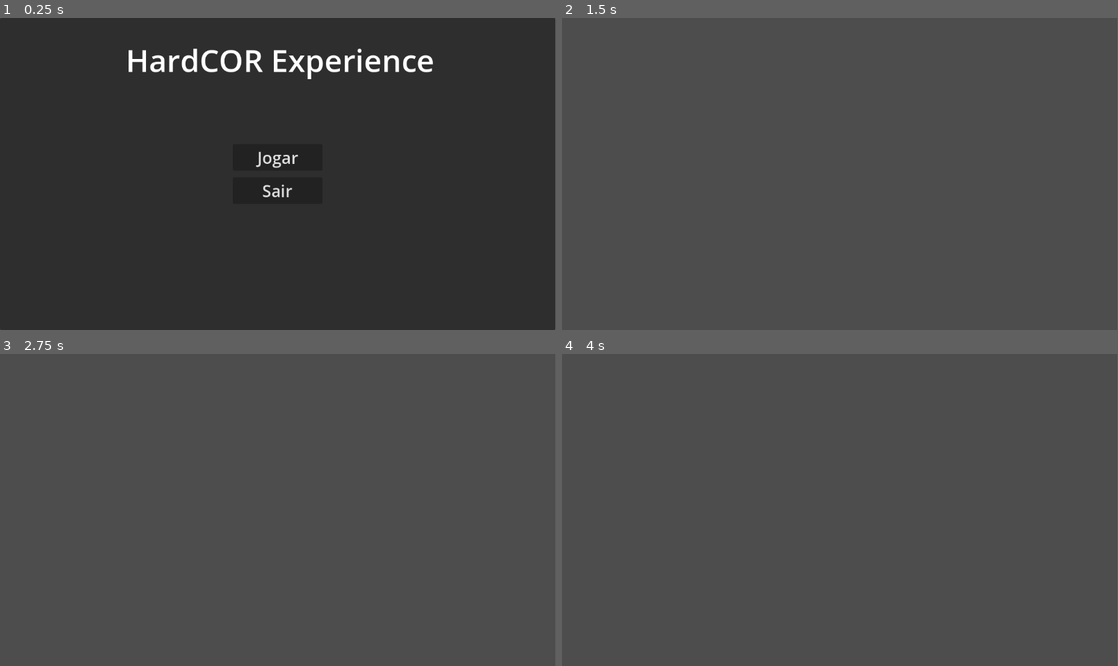
Above: before the commit, frames 1-4 (two rows, left to right).
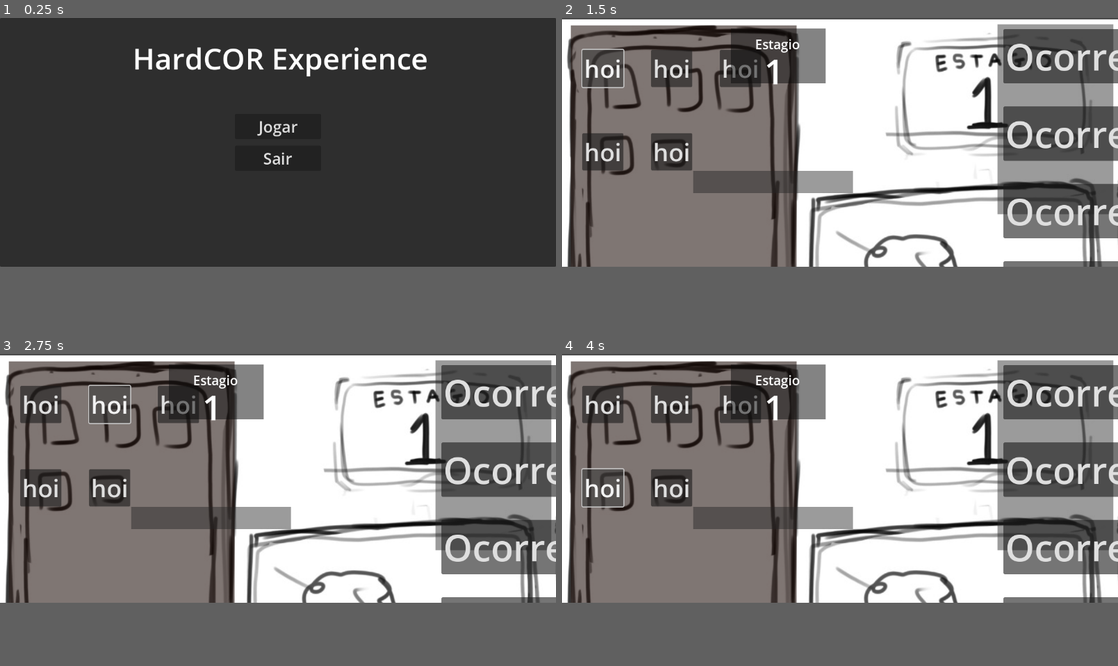
Above: after the commit, the same moments.

Repository: Guardenean/COR-Gamejam
Game: Godot game, scene res://Cenas/Inicio.tscn
Same seed, same stepped clock (60 frames per second), same inputs: the game is played once before the commit and once after it.
Inputs (mouse positions are in pixels of both pictures, inside the frame that each line leads up to):
- Up to frame 1 (0.25 s): no input
- Up to frame 2 (1.5 s): click "Jogar" at 0.5 s; click (600, 80) at 1.25 s, where only the run after the commit has a clickable "hoi"
- Up to frame 3 (2.75 s): click (111, 416) at 2 s, where only the run after the commit has a clickable "hoi"
- Up to frame 4 (4 s): click (739, 416) at 2.75 s, where only the run after the commit has a clickable "hoi"; click (600, 522) at 3.5 s, where only the run after the commit has a clickable "hoi"
In our replay, the window is 799x449 before the commit and 800x358 after it. These sizes can differ from the game's own. Grey fills any space a smaller window leaves; there, only what the larger window draws over its background counts as a difference.

The runs differ from the first frame. In frame 1, 2.5% of the frame differs, in the area x 23-78%, y 9-58%; in frame 2, 65%; in frame 3, 65%, in the area x 0-100%, y 0-80%; in frame 4, 65%.

Commit message:
Interface e Sprites
- UI básica
- Sprites iniciais

Diff:
--- a/Cenas/Principal.tscn
+++ b/Cenas/Principal.tscn
@@ -1,3 +1,228 @@
-[gd_scene format=3 uid="uid://bo1lqd22ai3kg"]
-
-[node name="Principal" type="Node2D"]
+[gd_scene load_steps=3 format=3 uid="uid://bo1lqd22ai3kg"]
+
+[ext_resource type="Texture2D" uid="uid://jjsrlbf6poiv" path="res://Assets/Tela Principal.jpg" id="1_mjhcb"]
+
+[sub_resource type="LabelSettings" id="LabelSettings_smu3j"]
+font_size = 35
+
+[node name="Principal" type="Control"]
+layout_mode = 3
+anchors_preset = 15
+anchor_right = 1.0
+anchor_bottom = 1.0
+grow_horizontal = 2
+grow_vertical = 2
+size_flags_horizontal = 6
+size_flags_vertical = 6
+
+[node name="TelaPrincipal" type="Sprite2D" parent="."]
+position = Vector2(1202.25, 542)
+scale = Vector2(1.50844, 1.54885)
+texture = ExtResource("1_mjhcb")
+
+[node name="celular" type="ColorRect" parent="."]
+layout_mode = 0
+offset_left = 19.0
+offset_top = 16.0
+offset_right = 508.0
+offset_bottom = 872.0
+color = Color(0.105882, 0.0392157, 0.0196078, 0.560784)
+
+[node name="telaCelular" type="GridContainer" parent="celular"]
+layout_mode = 1
+anchors_preset = -1
+anchor_left = 0.052
+anchor_top = 0.062
+anchor_right = 0.86
+anchor_bottom = 0.714
+offset_left = -0.092001
+offset_top = -0.0720024
+offset_right = -0.0599976
+offset_bottom = -0.184021
+theme_override_constants/h_separation = 60
+theme_override_constants/v_separation = 100
+columns = 3
+
+[node name="Button" type="Button" parent="celular/telaCelular"]
+layout_mode = 2
+theme_override_font_sizes/font_size = 53
+text = "hoi"
+
+[node name="Button2" type="Button" parent="celular/telaCelular"]
+layout_mode = 2
+theme_override_font_sizes/font_size = 53
+text = "hoi"
+
+[node name="Button3" type="Button" parent="celular/telaCelular"]
+layout_mode = 2
+theme_override_font_sizes/font_size = 53
+text = "hoi"
+
+[node name="Button4" type="Button" parent="celular/telaCelular"]
+layout_mode = 2
+theme_override_font_sizes/font_size = 53
+text = "hoi"
+
+[node name="Button5" type="Button" parent="celular/telaCelular"]
+layout_mode = 2
+theme_override_font_sizes/font_size = 53
+text = "hoi"
+
+[node name="enviar" type="Button" parent="celular"]
+layout_mode = 1
+anchors_preset = -1
+anchor_left = 0.192
+anchor_top = 0.778
+anchor_right = 0.808
+anchor_bottom = 0.909
+offset_left = 0.112
+offset_top = 0.0319214
+offset_right = -0.112
+offset_bottom = -0.104004
+text = "Enviar"
+
+[node name="telaEstagio" type="ColorRect" parent="."]
+layout_mode = 1
+anchors_preset = -1
+anchor_left = 0.304
+anchor_top = 0.043
+anchor_right = 0.474
+anchor_bottom = 0.263
+offset_left = -0.0320435
+offset_top = -0.440002
+offset_right = 0.60791
+offset_bottom = -0.0400085
+color = Color(0.0430392, 0.0430392, 0.0430392, 0.509804)
+
+[node name="estagio" type="Label" parent="telaEstagio"]
+layout_mode = 1
+anchors_preset = -1
+anchor_left = 0.176
+anchor_top = 0.126
+anchor_right = 0.805
+anchor_bottom = 0.311
+offset_left = -0.160004
+offset_top = 0.0119991
+offset_right = -0.0500183
+offset_bottom = -0.0180054
+theme_override_font_sizes/font_size = 28
+text = "Estagio"
+horizontal_alignment = 1
+
+[node name="estagioNivel" type="Label" parent="telaEstagio"]
+layout_mode = 1
+anchors_preset = -1
+anchor_left = 0.317
+anchor_top = 0.332
+anchor_right = 0.6
+anchor_bottom = 0.853
+offset_left = 0.0299988
+offset_top = -0.0160065
+offset_right = -1.52588e-05
+offset_bottom = -0.0140076
+theme_override_font_sizes/font_size = 75
+text = "1"
+horizontal_alignment = 1
+
+[node name="ocorrencia" type="ColorRect" parent="."]
+layout_mode = 1
+anchors_preset = -1
+anchor_left = 0.784
+anchor_top = 0.027
+anchor_right = 0.991
+anchor_bottom = 0.791
+offset_left = -0.87207
+offset_top = -0.16
+offset_right = 0.671875
+offset_bottom = -0.280029
+color = Color(0.140447, 0.140447, 0.140447, 0.458824)
+
+[node name="gridOcorrencias" type="GridContainer" parent="ocorrencia"]
+layout_mode = 1
+anchors_preset = -1
+anchor_left = 0.052
+anchor_top = 0.0259091
+anchor_right = 0.926
+anchor_bottom = 0.988152
+offset_top = -0.375001
+offset_right = -3.05176e-05
+offset_bottom = -0.225037
+theme_override_constants/h_separation = 50
+theme_override_constants/v_separation = 50
+metadata/_edit_use_anchors_ = true
+
+[node name="ocorrencia" type="Button" parent="ocorrencia/gridOcorrencias"]
+layout_mode = 2
+theme_override_font_sizes/font_size = 80
+text = "Ocorrencia"
+
+[node name="ocorrencia2" type="Button" parent="ocorrencia/gridOcorrencias"]
+layout_mode = 2
+theme_override_font_sizes/font_size = 80
+text = "Ocorrencia"
+
+[node name="ocorrencia3" type="Button" parent="ocorrencia/gridOcorrencias"]
+layout_mode = 2
+theme_override_font_sizes/font_size = 80
+text = "Ocorrencia"
+
+[node name="ocorrencia4" type="Button" parent="ocorrencia/gridOcorrencias"]
+layout_mode = 2
+theme_override_font_sizes/font_size = 80
+text = "Ocorrencia"
+
+[node name="medidores" type="ColorRect" parent="."]
+layout_mode = 1
+anchors_preset = -1
+anchor_left = 0.784
+anchor_top = 0.027
+anchor_right = 0.991
+anchor_bottom = 0.791
+offset_left = -677.872
+offset_top = 7.84
+offset_right = -718.328
+offset_bottom = -542.28
+color = Color(0.140447, 0.140447, 0.140447, 0.458824)
+
+[node name="enunciado" type="ColorRect" parent="."]
+layout_mode = 1
+anchors_preset = -1
+anchor_left = 0.784
+anchor_top = 0.027
+anchor_right = 0.991
+anchor_bottom = 0.791
+offset_left = -659.872
+offset_top = 317.84
+offset_right = -563.328
+offset_bottom = -46.28
+color = Color(0.140447, 0.140447, 0.140447, 0.458824)
+
+[node name="Label" type="Label" parent="enunciado"]
+clip_contents = true
+layout_mode = 1
+anchors_preset = -1
+anchor_left = 0.042
+anchor_top = 0.072
+anchor_right = 0.941
+anchor_bottom = 0.902
+offset_left = 20.01
+offset_top = 30.808
+offset_right = -17.895
+offset_bottom = -32.822
+text = "Texto"
+label_settings = SubResource("LabelSettings_smu3j")
+autowrap_mode = 3
+clip_text = true
+
+[node name="filmagem" type="ColorRect" parent="."]
+layout_mode = 1
+anchors_preset = -1
+anchor_left = 0.784
+anchor_top = 0.027
+anchor_right = 0.991
+anchor_bottom = 0.791
+offset_left = -1336.87
+offset_top = 327.84
+offset_right = -1240.33
+offset_bottom = -36.28
+color = Color(0.140447, 0.140447, 0.140447, 0.458824)
--- a/project.godot
+++ b/project.godot
@@ -15,6 +15,13 @@
 config/features=PackedStringArray("4.3", "GL Compatibility")
 config/icon="res://Assets/icon.svg"
 
+[display]
+
+window/size/viewport_width=2408
+window/size/viewport_height=1080
+window/size/window_width_override=1204
+window/size/window_height_override=540
+
 [rendering]
 
 renderer/rendering_method="gl_compatibility"
Binary file added: Assets/Mapa-Rio.jpg
Not shown, added: Assets/Mapa-Rio.jpg.import
Binary file added: Assets/Sprites/Background.jpg
Not shown, added: Assets/Sprites/Background.jpg.import
Binary file added: Assets/Sprites/Indicadores.png
Not shown, added: Assets/Sprites/Indicadores.png.import
Binary file added: Assets/Sprites/Mesa.png
Not shown, added: Assets/Sprites/Mesa.png.import
Binary file added: Assets/Sprites/TelaoL.png
Not shown, added: Assets/Sprites/TelaoL.png.import
Binary file added: Assets/Sprites/TelaoR.png
Not shown, added: Assets/Sprites/TelaoR.png.import
(and 2 more such lines)
